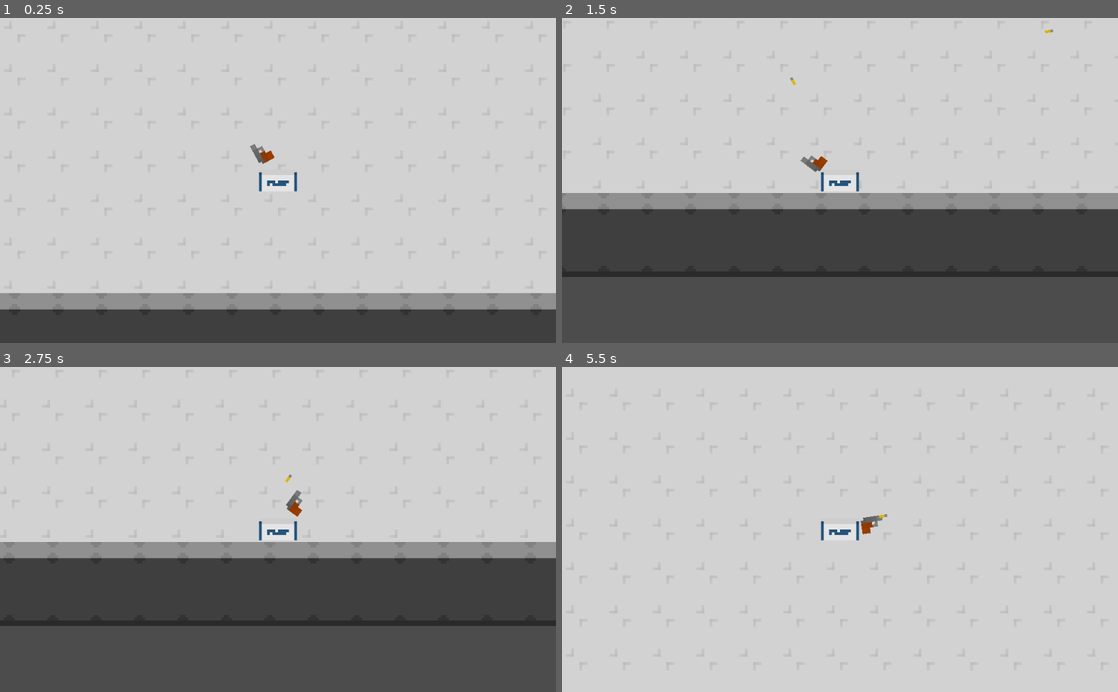
Above: before the commit, frames 1-4 (two rows, left to right).
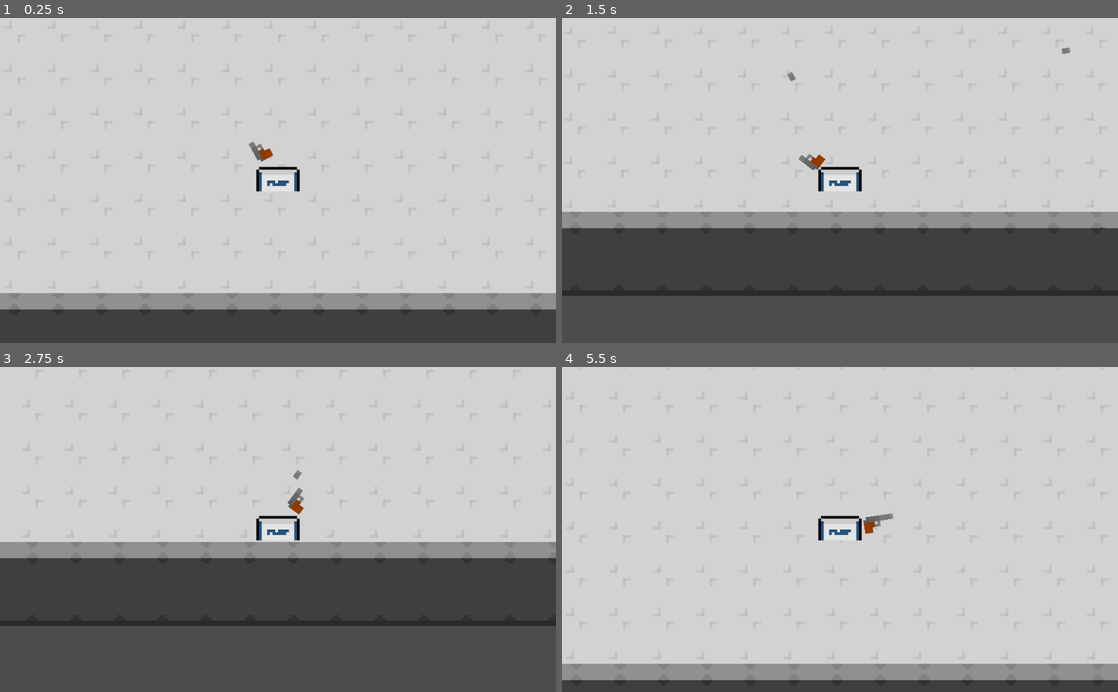
Above: after the commit, the same moments.

Repository: CUBE-The-Final-Shape/Destroying-Horrible
Game: Godot game, scene res://Scenes/Main.tscn
Same seed, same stepped clock (60 frames per second), same inputs: the game is played once before the commit and once after it.
Inputs (mouse positions are in pixels of both pictures, inside the frame that each line leads up to):
- Up to frame 1 (0.25 s): no input
- Up to frame 2 (1.5 s): move the mouse to (962, 164) at 0.52 s; press the mouse at (962, 164) at 0.53 s; hold D (right) 0.53-1.28 s; move the mouse to (728, 196) at 1.27 s; release the mouse at (728, 196) at 1.28 s; hold S (down) from 1.28 s (still down); click (728, 196) at 1.35 s
- Up to frame 3 (2.75 s): move the mouse to (333, 458) at 2.02 s; release S (down) at 2.03 s; press the mouse at (333, 458) at 2.03 s; hold D (right) from 2.03 s (still down)
- Up to frame 4 (5.5 s): move the mouse to (812, 594) at 2.77 s; release D (right) at 2.78 s; release the mouse at (812, 594) at 2.78 s; hold W (up) 2.78-3.53 s; click (812, 594) at 2.85 s; move the mouse to (1006, 578) at 3.52 s; press the mouse at (1006, 578) at 3.53 s; hold A (left) 3.53-5.03 s; move the mouse to (673, 480) at 4.27 s; release the mouse at (673, 480) at 4.28 s; click (673, 480) at 4.35 s; move the mouse to (867, 529) at 5.02 s; press the mouse at (867, 529) at 5.03 s; hold S (down) from 5.03 s (still down)

The runs differ from the first frame. In frame 1, 0.2% of the frame differs, in the area x 44-54%, y 38-54%; in frame 2, 13%, in the area x 0-100%, y 3-86%; in frame 3, 0.3%; in frame 4, 9.0%.

Commit message:
Small stuff

Diff:
--- a/Scenes/Main.tscn
+++ b/Scenes/Main.tscn
@@ -176,4 +176,4 @@
 
 [node name="KinematicBody2D" parent="." instance=ExtResource( 1 )]
 position = Vector2( 500, 441 )
-speed = 200
+speed = 150
--- a/Scenes/gun_script.gd
+++ b/Scenes/gun_script.gd
@@ -15,8 +15,8 @@
 
 	if Input.is_action_pressed("fire") and can_fire:
 
-		var player_speed = abs(get_parent().velocity.x)
-		print(player_speed)
+		var player_speed_x = abs(get_parent().velocity.x)
+		print(player_speed_x)
 
 		var bullet_instance = bullet.instance()
 		bullet_instance.position = $BulletPoint.get_global_position()
--- a/Scenes/player.gd
+++ b/Scenes/player.gd
@@ -1,6 +1,6 @@
 extends KinematicBody2D
 
-export (int) var speed = 200
+export (int) var speed = 150
 
 var velocity = Vector2()
 
--- a/Scenes/player.tscn
+++ b/Scenes/player.tscn
@@ -34,8 +34,8 @@
 script = ExtResource( 4 )
 
 [node name="Gun_Sprite" type="Sprite" parent="Gun"]
-position = Vector2( 12, 0 )
+position = Vector2( 13, 0 )
 texture = ExtResource( 3 )
 
 [node name="BulletPoint" type="Node2D" parent="Gun"]
-position = Vector2( 16, -2 )
+position = Vector2( 17, -2 )
Binary file changed: sprites/bullet.png
Binary file changed: sprites/gun.png
Binary file changed: sprites/postnord.png
